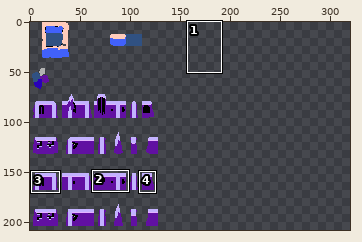
Two versions of one pixel-art file, graphics/TempTerrain.aseprite. The first picture is a wide view before the edit; the outline marks the close-up.
Close-up. Before the commit:
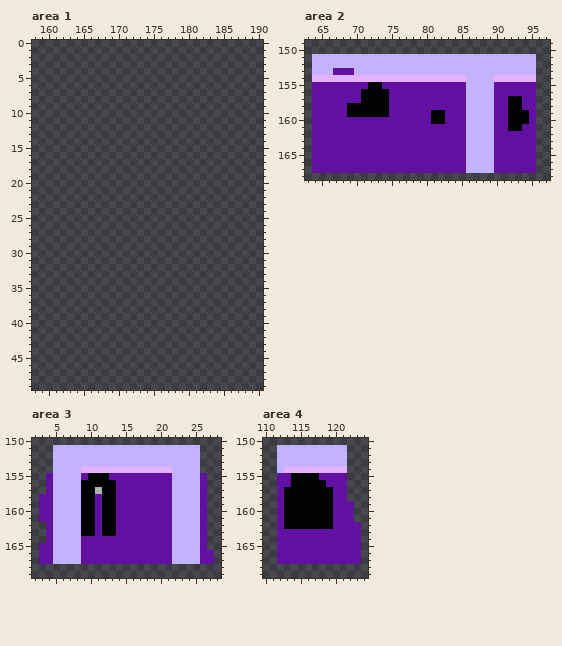
320x320 pixels, 1 frame. Shown: area 1: x 158..190, y 0..49; area 2: x 63..97, y 149..168; area 3: x 2..28, y 150..169; area 4: x 110..124, y 150..169. The wide view leaves out empty margins. The commit also changed other parts of the picture, which this record leaves out.
And afterwards:
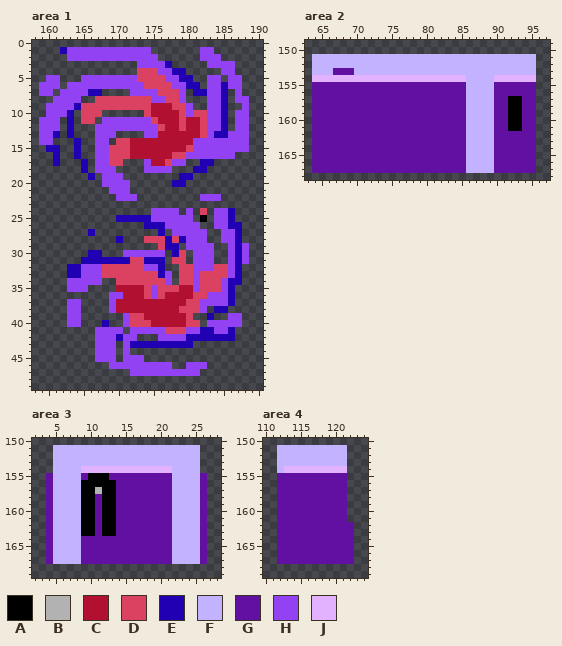
Palette (. is transparent): A #000000  B #b2b2b2  C #b21030  D #db4161  E #2000b2  F #c3b2ff  G #6110a2  H #9241f3  J #e3b2ff
From old to new:
Area 1:
y 1: x 162..174 ............. -> EHHHHHHHHHHHH; x 182..183 .. -> HH
y 2: x 163..175 ............. -> HHHHHHHHHHHHH; x 182..184 ... -> HHH
y 3: x 173..177 ..... -> HHHHE; x 183..186 .... -> HHHH
y 4: x 173..179 ....... -> DDDHHEE; x 185..186 .. -> HH
y 5: x 160..161 .. -> HH; x 165..180 ................ -> HHHHHHHHDDDDHHEE; x 183..184 .. -> HH; x 186..187 .. -> HH
y 6: x 159..161 ... -> HHH; x 163..181 ................... -> HHHHHHHHHHHDDDDHHEE; x 183..187 ..... -> HHEHH
y 7: x 159..160 .. -> HH; x 162..167 ...... -> HHHHEE; x 172..179 ........ -> HHHHDDDH; x 181..185 ..... -> EEHHE; x 187 . -> H
y 8: x 161..164 .... -> HHHH; x 167..179 ............. -> DDDDDDDDHHDDH; x 183..185 ... -> HHE; x 187..188 .. -> HH
y 9: x 160..180 ..................... -> HHHHEDDDDDDDDDDCCCDDH; x 183..185 ... -> HHE; x 188 . -> H
y 10: x 160..163 .... -> HHHE; x 165..167 ... -> DDD; x 174..185 ............ -> DCCCCDHDDHHE; x 187..188 .. -> HH
y 11: x 159..161 ... -> HHH; x 163 . -> E; x 165..166 .. -> DD; x 168..185 .................. -> HHHHHHHDCCCDCCDHHE; x 187..188 .. -> HH
y 12: x 159..161 ... -> HHH; x 163 . -> E; x 167..185 ................... -> HHHHHHHHHDCCDCCDHHE; x 187..188 .. -> HH
y 13: x 159..161 ... -> HHE; x 163 . -> E; x 167..169 ... -> HHH; x 174..188 ............... -> HHCCCCCCDHEEHHH
y 14: x 159..160 .. -> HH; x 164 . -> E; x 167..168 .. -> HH; x 170..188 ................... -> DDCCCCCCCCCHHHHHHHH
y 15: x 160..161 .. -> EE; x 164 . -> E; x 167..188 ...................... -> HHDDDCCCCCCCCDHHHHHHHH
y 16: x 161 . -> E; x 164 . -> E; x 167..186 .................... -> HHDDDCCCCCCDDHHHHHHH
y 17: x 161 . -> E; x 165 . -> E; x 167..170 .... -> HHDD; x 174..179 ...... -> HCCDHH; x 182..183 .. -> EE
y 18: x 165 . -> E; x 167..169 ... -> HHH; x 174..177 .... -> HHHH; x 181..182 .. -> EE
y 19: x 166 . -> E; x 168..170 ... -> HHH; x 179..180 .. -> EE
y 20: x 168..171 .... -> HHHH; x 178..179 .. -> EE
y 21: x 169..171 ... -> HHH
y 22: x 170..172 ... -> HHH; x 182..184 ... -> HHH
y 24: x 175..178 .... -> HHHH; x 180 . -> H; x 182 . -> D; x 184..186 ... -> HHE
y 25: x 170..180 ........... -> EEEEEHHHHHH; x 182 . -> A; x 184..186 ... -> HHE
y 26: x 174..181 ........ -> EEEHHHHH; x 184..187 .... -> HHEE
y 27: x 166 . -> E; x 176 . -> E; x 178..182 ..... -> HHHHH; x 185..187 ... -> HHE
y 28: x 170 . -> E; x 174..182 ......... -> DDDEDEHHH; x 185..187 ... -> HHE
y 29: x 176..178 ... -> DEE; x 180..183 .... -> HHHH; x 186..188 ... -> HEH
y 30: x 166..167 .. -> EE; x 171..176 ...... -> HHHHHH; x 178..179 .. -> ED; x 181..183 ... -> HHH; x 186..188 ... -> HEH
y 31: x 165..176 ............ -> EEEEEEEDDEEE; x 178..179 .. -> DD; x 181..183 ... -> HHH; x 186..188 ... -> HEH
y 32: x 163..176 .............. -> EEHHHDDDDDDHHE; x 179..187 ......... -> DDHHHDDHE
y 33: x 163..177 ............... -> EEHHHDDDDDDDDEH; x 179..187 ......... -> DDHDDDDHE
y 34: x 163..167 ..... -> HHHHH; x 170..177 ........ -> DDDDDDDH; x 179..187 ......... -> DDHDDDHEE
y 35: x 163..165 ... -> HHH; x 170..186 ................. -> CCCCDHDDDCCHDDDHE
y 36: x 169..186 .................. -> HHCCCDHDCCCCDDHHHE
y 37: x 163..164 .. -> HH; x 169..186 .................. -> HCCCCCCCCCCDDHHHHE
y 38: x 163..164 .. -> HH; x 169..182 .............. -> HCCCCCCCCCDDDH; x 184..185 .. -> EE
y 39: x 163..164 .. -> HH; x 171..180 .......... -> HDDCCCCCCD; x 183 . -> E; x 186..187 .. -> HH
y 40: x 163..164 .. -> HH; x 168 . -> E; x 171..181 ........... -> HDDDCCCCCDD; x 183..187 ..... -> HHHHH
y 41: x 167..170 .... -> HHHH; x 172..186 ............... -> HHHHHDDDHHEEHHE
y 42: x 167..172 ...... -> HHHEHH; x 176..186 ........... -> HHHHEEEEEEE
y 43: x 167..169 ... -> HHH; x 171..180 .......... -> HEEEEEEEEE
y 44: x 167..169 ... -> HHH; x 171 . -> H
y 45: x 167..169 ... -> HHH; x 171..173 ... -> HHH
y 46: x 169..177 ......... -> HHHHHHHHH; x 180..182 ... -> HHH
y 47: x 172..181 .......... -> HHHHHHHHHH
Area 2:
y 155: x 72..73 AA -> GG
y 156..157: x 71..74 AAAA -> GGGG
y 158: x 69..74 AAAAAA -> GGGGGG
y 159: x 69..74 AAAAAA -> GGGGGG; x 81..82 AA -> GG; x 94 A -> G
y 160: x 81..82 AA -> GG; x 94 A -> G
Area 3:
y 158..161: x 3 G -> .
y 165: x 3 G -> .
y 166..167: x 3 G -> .; x 27 G -> .
Area 4:
y 155: x 114..117 AAAA -> GGGG
y 156: x 114..118 AAAAA -> GGGGG
y 157..158: x 113..119 AAAAAAA -> GGGGGGG
y 159..161: x 113..119 AAAAAAA -> GGGGGGG; x 122 G -> .
y 162: x 113..119 AAAAAAA -> GGGGGGG; x 123 G -> .
y 163..167: x 123 G -> .
Where, in picture pixels (left, top, right, bottom), the same in both close-ups:
added: (39, 47, 249, 376)
changed: (347, 82, 389, 117)
changed: (431, 110, 445, 124)
changed: (522, 110, 529, 124)
erased: (39, 494, 46, 522)
erased: (39, 543, 46, 564)
erased: (207, 550, 214, 564)
changed: (284, 473, 361, 564)
